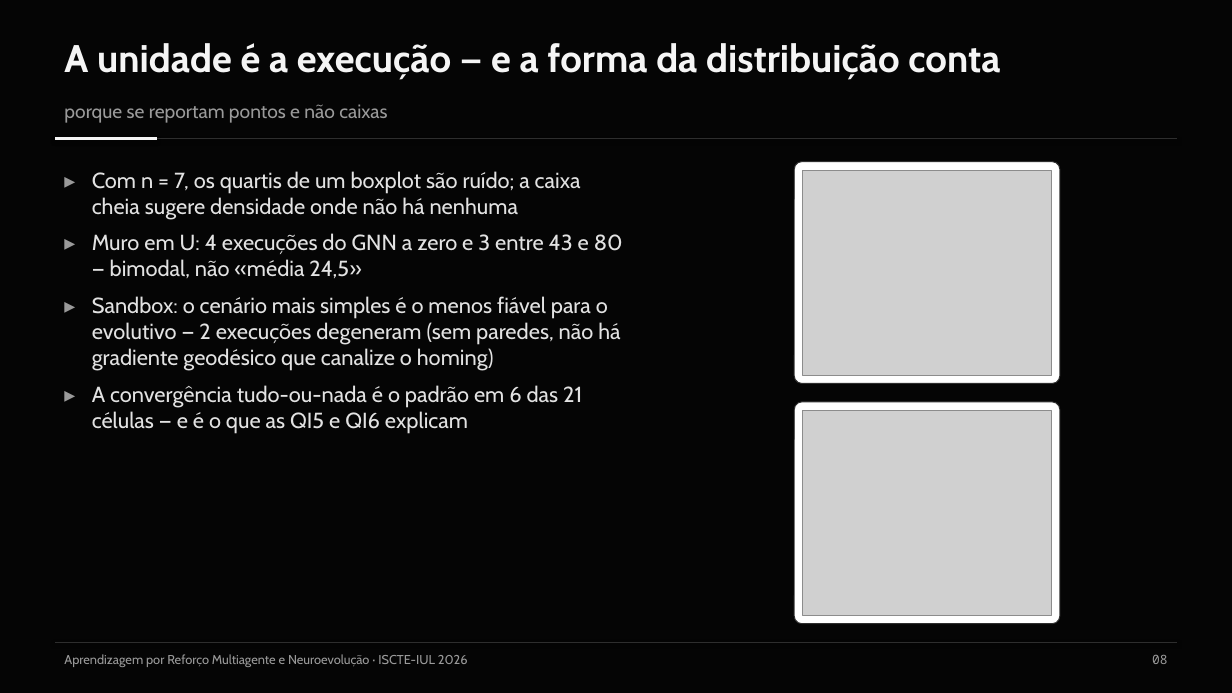
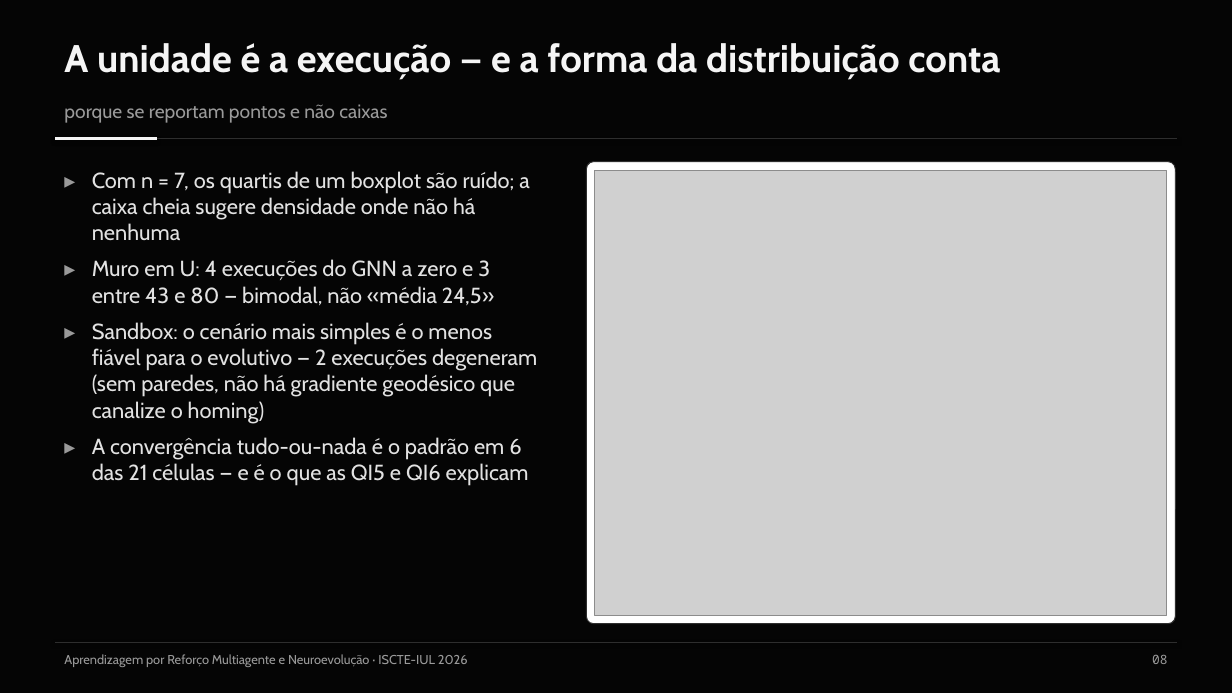
Before and after one commit to Pombo2001/swarm-robotics-tese, a slide deck: slide 9 of Defesa/slides_defesa.pptx. Drawn at 1232x693 pixels with LibreOffice and Linux fonts; fonts in the diff are those of the drawing; grey boxes stand for pictures. Boxes give left, top, right and bottom in pixels: in the first picture for what was removed or moved away, otherwise in the second. Text is boxed around its words. In the diff, an @@ line names an element or a change of style, - is before the commit and + after.

Commit message:
feat(defesa): figuras próprias para projeção nos slides da QI1, bimodalidade e QI3
- Defesa/figuras_slides.py: as mesmas contas e CSV das figuras da tese, com
  letra de 15–17 pt e barras horizontais; confere 92–106 %, 59,8, 71,5 e 3/7
- slides 8, 9 e 13 passam a usar uma figura grande em vez de duas pequenas
- mapa de ocupação do GNN no Muro em U (tese e slide A5): o título longo saía
  cortado e empurrava o «(log)» da barra; nome curto, mapa igual byte a byte

```diff
--- a/Defesa/slides_defesa.pptx
+++ b/Defesa/slides_defesa.pptx
@@ text "▸ Com n = 7, ..." rewrapped from [92, 171, 623, 434] to [92, 171, 537, 486] @@
@@ rounded rectangle added at [587, 162, 1176, 624], fill #FFFFFF, outline #2E2E2E 0.75 pt @@
@@ picture added at [595, 170, 1167, 616] @@
@@ rounded rectangle removed at [795, 162, 1060, 384] @@
@@ picture removed at [803, 170, 1052, 375] @@
@@ rounded rectangle removed at [795, 402, 1060, 624] @@
@@ picture removed at [803, 410, 1052, 616] @@
```
Also in this commit, not shown: 2 other slides changed, 5 other files.
